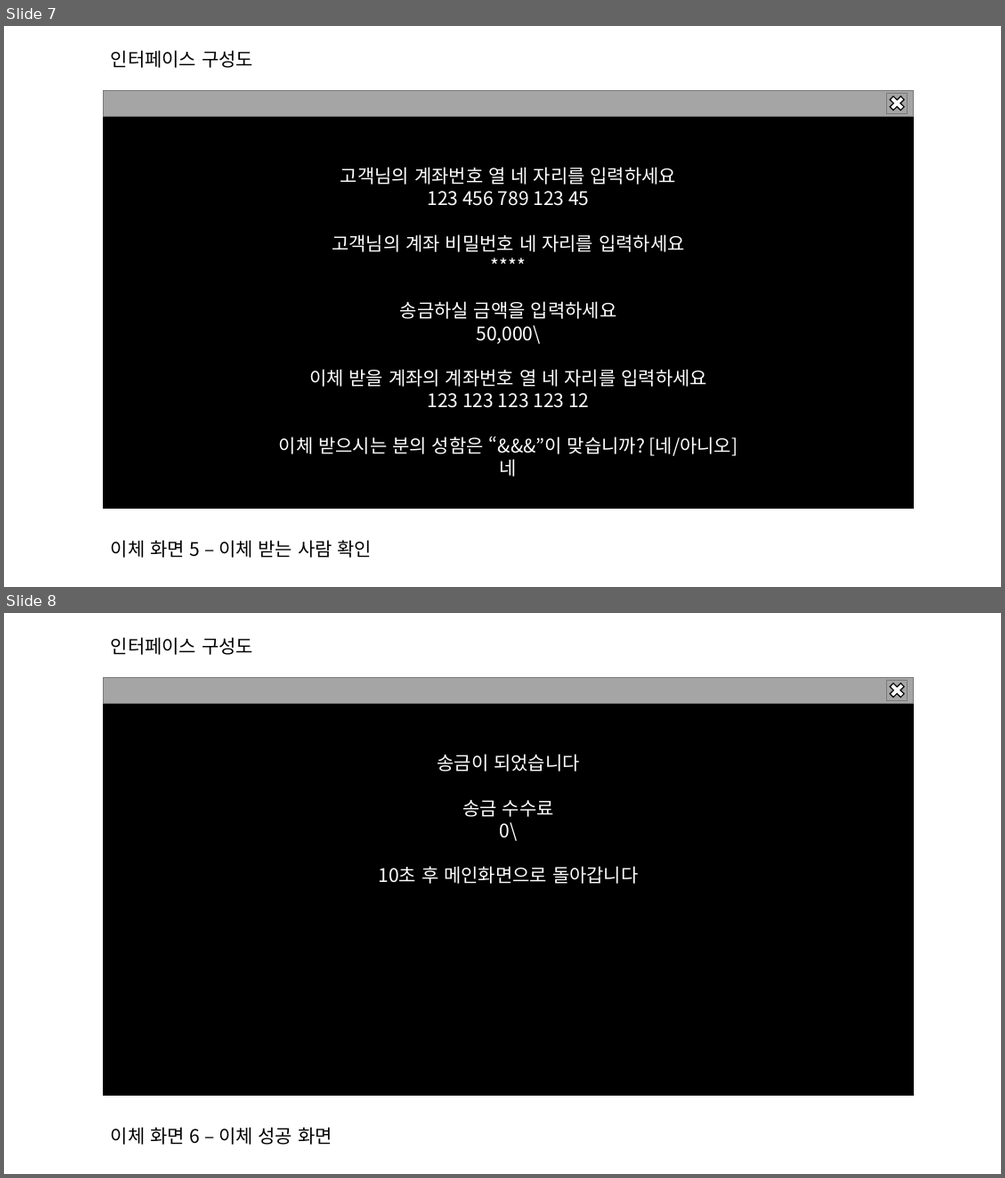
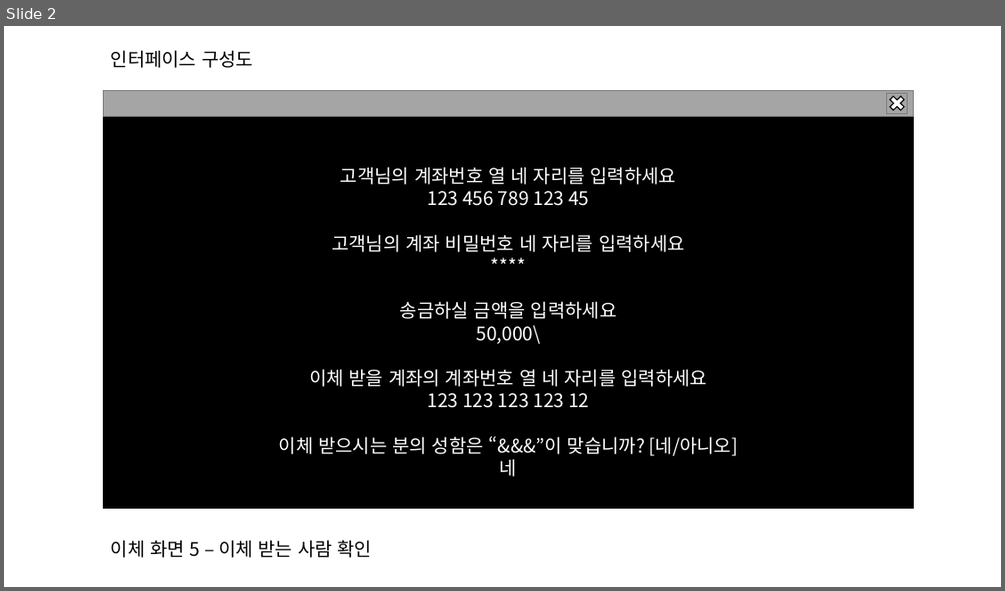
Before and after one commit to 909ma/ATM-System-using-by-C-Language, a slide deck: 기타/인터페이스/인터페이스 양식.pptx. Shown one above the other, each under a label of ours: slides 7 and 8 before the commit, slide 2 after it. The pictures are 1005x1178 and 1005x591 pixels, drawn with LibreOffice and Linux fonts; fonts in the diff are those of the drawing. Boxes give left, top, right and bottom in pixels: in the first picture for what was removed or moved away, otherwise in the second. Text is boxed around its words. In the diff, an @@ line names an element or a change of style, - is before the commit and + after.

```diff
--- a/기타/인터페이스/인터페이스 양식.pptx
+++ b/기타/인터페이스/인터페이스 양식.pptx
@@ slide 8 removed at box(4, 613, 1001, 1174), background #FFFFFF @@
@@ text removed at box(111, 637, 253, 655) @@
-인터페이스 구성도
@@ group removed at box(104, 677, 914, 1094): 3 rectangles, 1 cross @@
-송금이 되었습니다
-송금 수수료
-0\
-10초 후 메인화면으로 돌아갑니다
@@ text removed at box(111, 1127, 332, 1144) @@
-이체 화면 6 – 이체 성공 화면
@@ what was slide 7 is now slide 2 @@
```
Also in this commit, not shown: 6 other slides removed.
